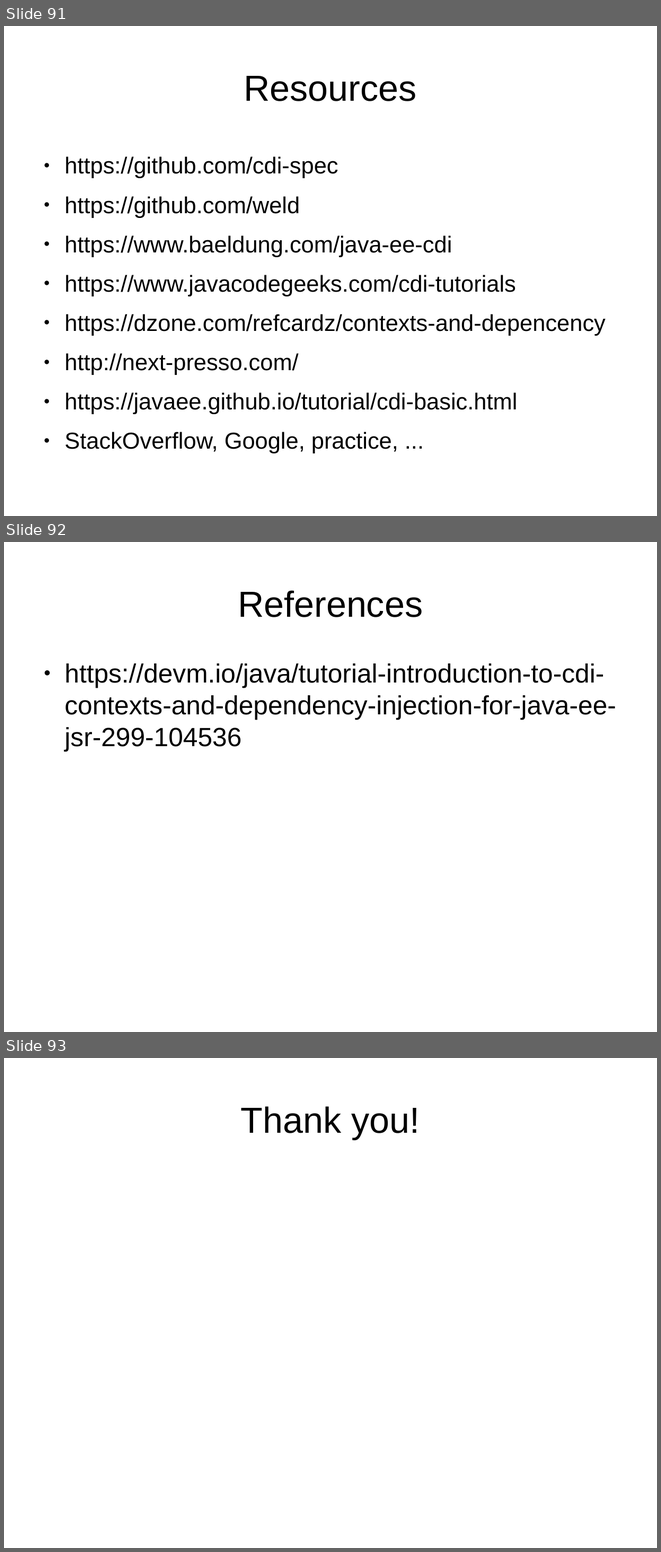
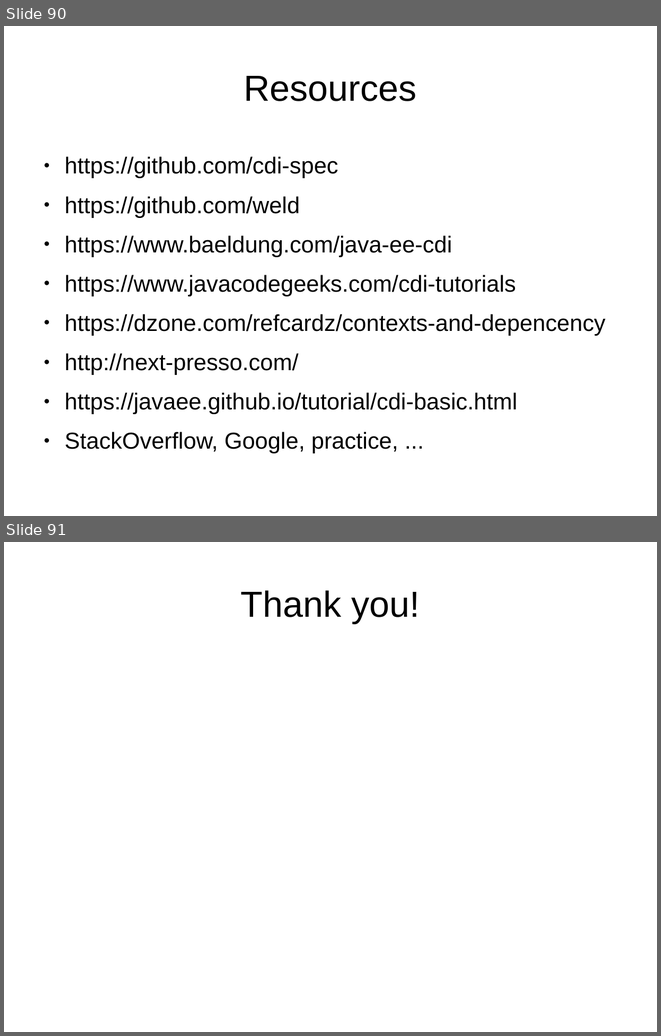
Before and after one commit to FrigoCoder/CDI, a slide deck: CDI.odp. Shown one above the other, each under a label of ours: slides 91, 92 and 93 before the commit, slides 90 and 91 after it. The pictures are 661x1552 and 661x1036 pixels, drawn with LibreOffice and Linux fonts; fonts in the diff are those of the drawing. Boxes give left, top, right and bottom in pixels: in the first picture for what was removed or moved away, otherwise in the second. Text is boxed around its words. In the diff, an @@ line names an element or a change of style, - is before the commit and + after.

```diff
--- a/CDI.odp
+++ b/CDI.odp
@@ slide 92 removed at [4, 542, 657, 1032], background #FFFFFF @@
@@ title removed at [238, 590, 423, 617] @@
-References
@@ text removed at [64, 663, 616, 751] @@
-● https://devm.io/java/tutorial-introduction-to-cdi-contexts-and-dependency-injection-for-java-ee-jsr-299-104536
@@ what was slide 91 is now slide 90 @@
@@ what was slide 93 is now slide 91 @@
```
Also in this commit, not shown: 2 slides changed, 1 other slide removed, 2 other files.
